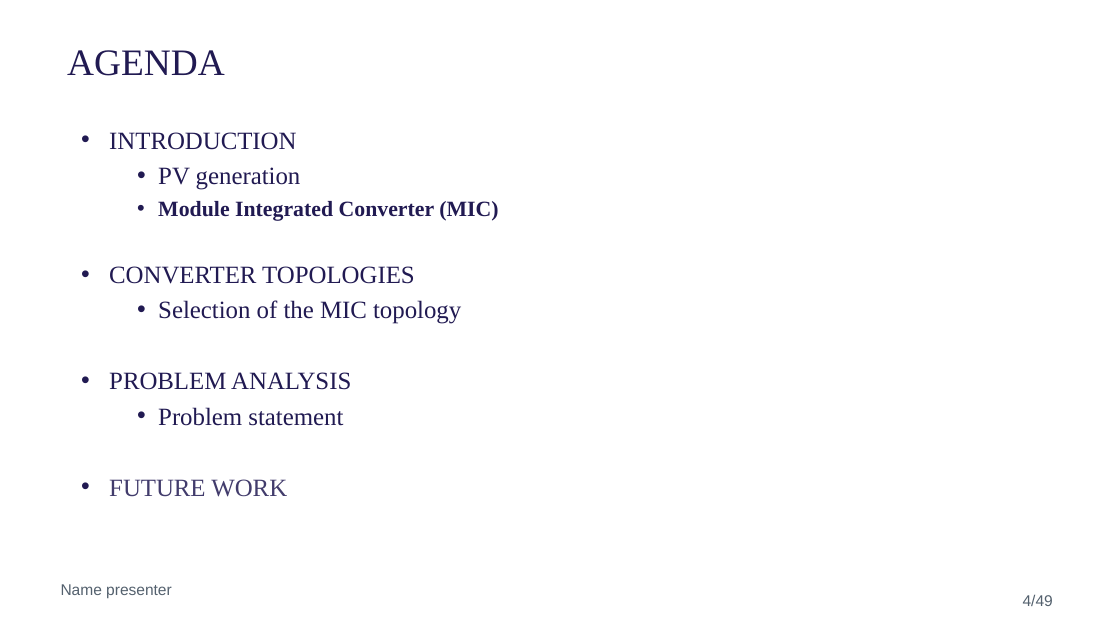
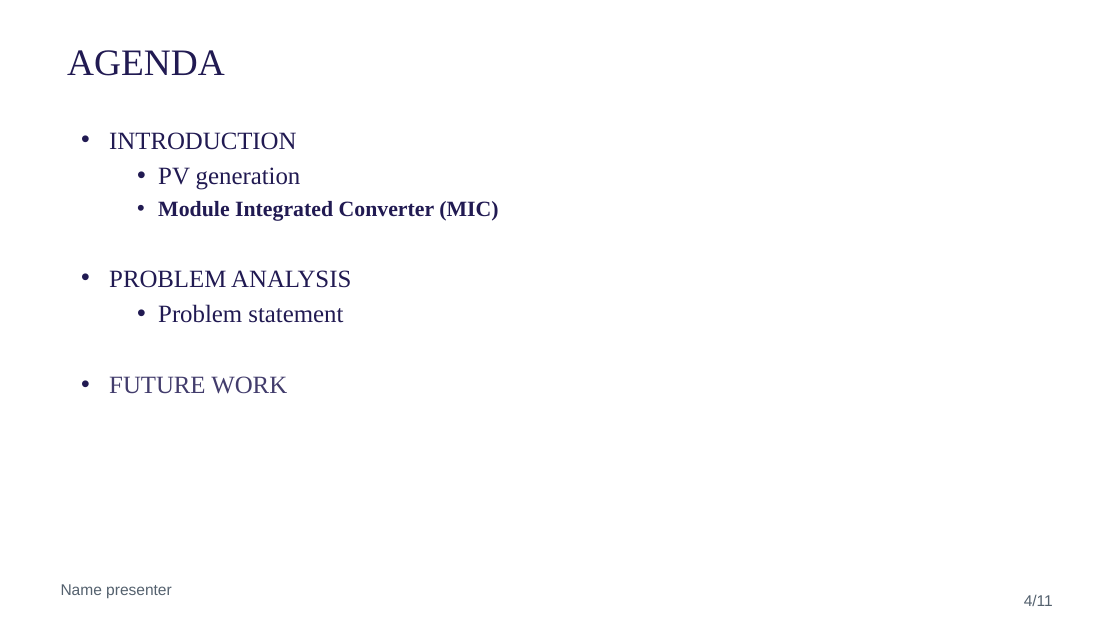
Before and after one commit to NicolaiFransen/Semester-Project-PED1, a slide deck: slide 4 of Reports/Presentation_P0_11_10.pptx. Drawn at 1120x630 pixels with LibreOffice and Linux fonts; fonts in the diff are those of the drawing; background and template pictures are left out. Boxes give left, top, right and bottom in pixels: in the first picture for what was removed or moved away, otherwise in the second. Text is boxed around its words. In the diff, an @@ line names an element or a change of style, - is before the commit and + after.

```diff
--- a/Reports/Presentation_P0_11_10.pptx
+++ b/Reports/Presentation_P0_11_10.pptx
@@ text at [109, 266, 461, 324]: paragraphs removed @@
-• CONVERTER TOPOLOGIES
-  • Selection of the MIC topology
@@ page number at [1024, 595, 1053, 606]: text changed @@
-4/49
+4/11
```
Also in this commit, not shown: 7 other slides changed, 1 slide added.
